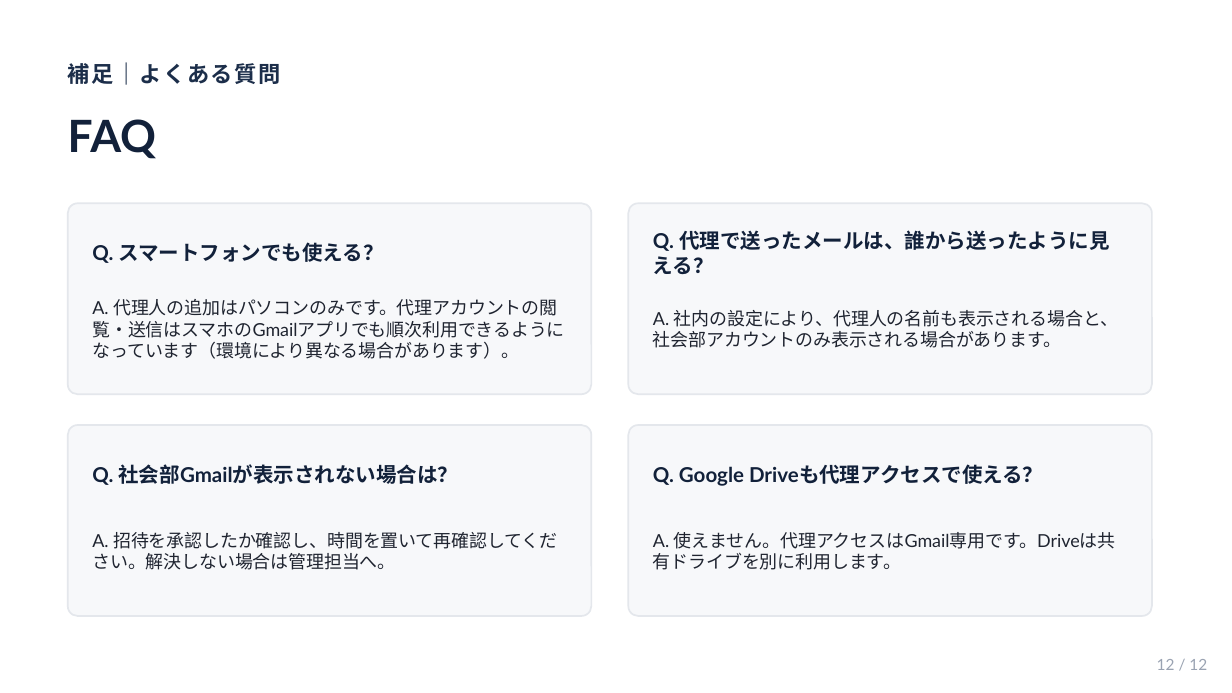
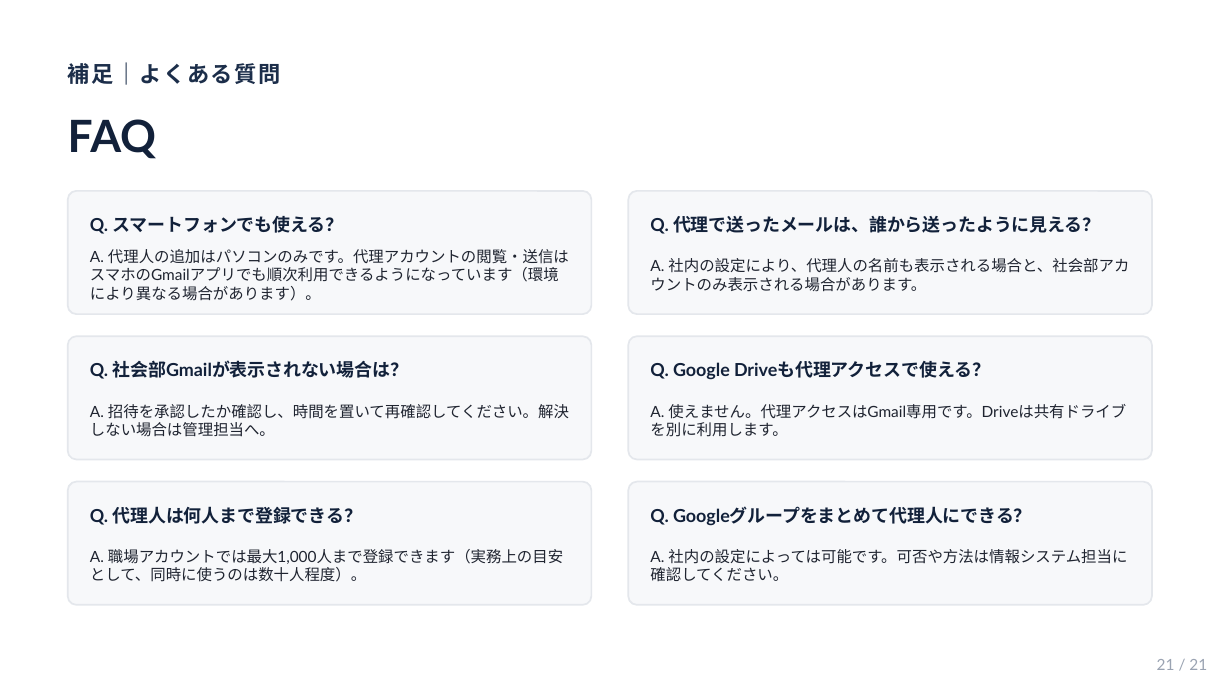
Before and after one commit to hiro-gif0/takubo, a slide deck: slide 21 of gmail-delegation-slides/gmail-delegation-explainer.pptx (slide 12 before the commit). Drawn at 1232x693 pixels with LibreOffice and Linux fonts; fonts in the diff are those of the drawing. Boxes give left, top, right and bottom in pixels: in the first picture for what was removed or moved away, otherwise in the second. Text is boxed around its words. In the diff, an @@ line names an element or a change of style, - is before the commit and + after.

```diff
--- a/gmail-delegation-slides/gmail-delegation-explainer.pptx
+++ b/gmail-delegation-slides/gmail-delegation-explainer.pptx
@@ rounded rectangle: place and size @@
-rounded rectangle at (68, 203, 591, 394)
+rounded rectangle at (68, 191, 591, 314)
@@ text "Q. スマートフォンでも使える？": place and size @@
-text "Q. スマートフォンでも使える？" at (92, 242, 383, 263)
+text "Q. スマートフォンでも使える？" at (90, 216, 344, 234)
@@ rounded rectangle: place and size @@
-rounded rectangle at (628, 203, 1152, 394)
+rounded rectangle at (628, 191, 1152, 314)
@@ text "Q. 代理で送ったメールは、誰から送ったように見える？": place and size @@
-text "Q. 代理で送ったメールは、誰から送ったように見える？" at (653, 230, 1110, 274)
+text "Q. 代理で送ったメールは、誰から送ったように見える？" at (650, 216, 1101, 234)
@@ text "A. 代理人の追加はパソコンのみです。代理アカウントの閲覧・送信はスマホのGmailアプリでも順次利用できるようになって ...": place and size @@
-text "A. 代理人の追加はパソコンのみです。代理アカウントの閲覧・送信はスマホのGmailアプリでも順次利用できるようになって ..." at (92, 299, 564, 359)
+text "A. 代理人の追加はパソコンのみです。代理アカウントの閲覧・送信はスマホのGmailアプリでも順次利用できるようになって ..." at (90, 249, 569, 301)
@@ text "A. 社内の設定により、代理人の名前も表示される場合と、社会部アカウントのみ表示される場合があります。": place and size @@
-text "A. 社内の設定により、代理人の名前も表示される場合と、社会部アカウントのみ表示される場合があります。" at (653, 310, 1118, 348)
+text "A. 社内の設定により、代理人の名前も表示される場合と、社会部アカウントのみ表示される場合があります。" at (650, 258, 1129, 292)
@@ rounded rectangle: place and size @@
-rounded rectangle at (68, 425, 591, 616)
+rounded rectangle at (68, 336, 591, 460)
@@ text "Q. 社会部Gmailが表示されない場合は？": place and size @@
-text "Q. 社会部Gmailが表示されない場合は？" at (92, 464, 458, 485)
+text "Q. 社会部Gmailが表示されない場合は？" at (90, 360, 409, 379)
@@ proportions changed in 4 elements at (68, 191, 591, 314), (628, 191, 1152, 314), (68, 336, 591, 460), (628, 336, 1152, 460) @@
@@ rounded rectangle: place and size @@
-rounded rectangle at (628, 425, 1152, 616)
+rounded rectangle at (628, 336, 1152, 460)
@@ size 12 to 10.5 pt in 4 elements at (90, 216, 344, 234), (650, 216, 1101, 234), (90, 360, 409, 379), (650, 361, 990, 380) @@
@@ text "Q. Google Driveも代理アクセスで使える？": place and size @@
-text "Q. Google Driveも代理アクセスで使える？" at (653, 464, 1043, 486)
+text "Q. Google Driveも代理アクセスで使える？" at (650, 361, 990, 380)
@@ text "A. 招待を承認したか確認し、時間を置いて再確認してください。解決しない場合は管理担当へ。": place and size @@
-text "A. 招待を承認したか確認し、時間を置いて再確認してください。解決しない場合は管理担当へ。" at (92, 532, 557, 570)
+text "A. 招待を承認したか確認し、時間を置いて再確認してください。解決しない場合は管理担当へ。" at (90, 404, 569, 437)
@@ size 10.5 to 9 pt in 4 elements at (90, 249, 569, 301), (650, 258, 1129, 292), (90, 404, 569, 437), (650, 404, 1126, 437) @@
@@ text "A. 使えません。代理アクセスはGmail専用です。Driveは共有ドライブを別に利用します。": place and size @@
-text "A. 使えません。代理アクセスはGmail専用です。Driveは共有ドライブを別に利用します。" at (653, 532, 1116, 570)
+text "A. 使えません。代理アクセスはGmail専用です。Driveは共有ドライブを別に利用します。" at (650, 404, 1126, 437)
@@ rounded rectangle added at (68, 482, 591, 605), fill #F7F8FA, outline #E4E7EC 1 pt @@
@@ text added at (90, 506, 362, 525), 10.5 pt, text #12213A, bold @@
+Q. 代理人は何人まで登録できる？
@@ rounded rectangle added at (628, 482, 1152, 605), fill #F7F8FA, outline #E4E7EC 1 pt @@
@@ text added at (650, 506, 1032, 526), 10.5 pt, text #12213A, bold @@
+Q. Googleグループをまとめて代理人にできる？
@@ text added at (90, 549, 563, 582), 9 pt, text #1F2430 @@
+A. 職場アカウントでは最大1,000人まで登録できます（実務上の目安として、同時に使うのは数十人程度）。
@@ text added at (650, 549, 1127, 581), 9 pt, text #1F2430 @@
+A. 社内の設定によっては可能です。可否や方法は情報システム担当に確認してください。
@@ text at (1157, 659, 1207, 670): text changed @@
-12 / 12
+21 / 21
```
Also in this commit, not shown: 7 other slides changed, 12 slides added, 3 slides removed, 27 other files.
